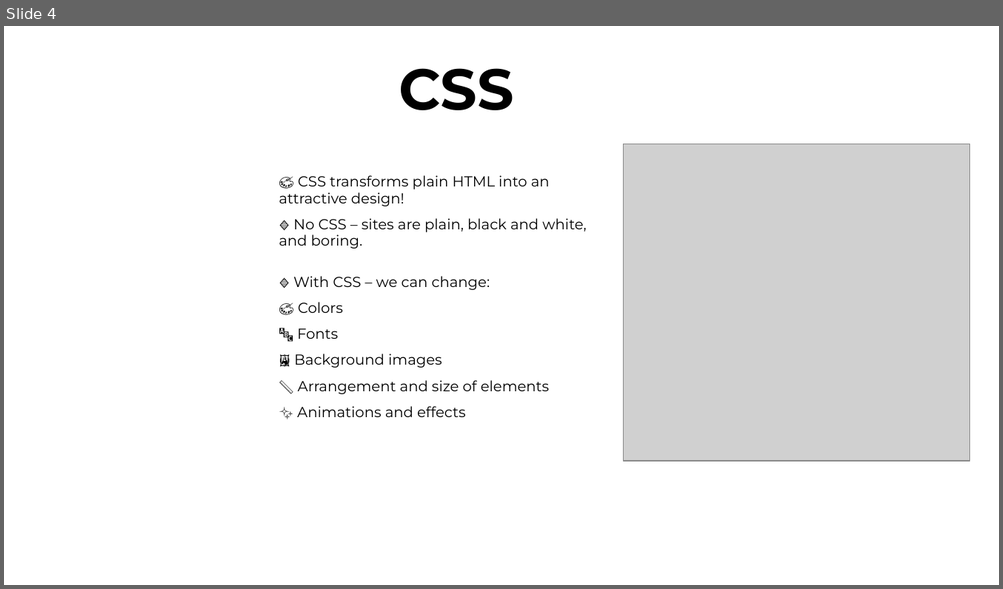
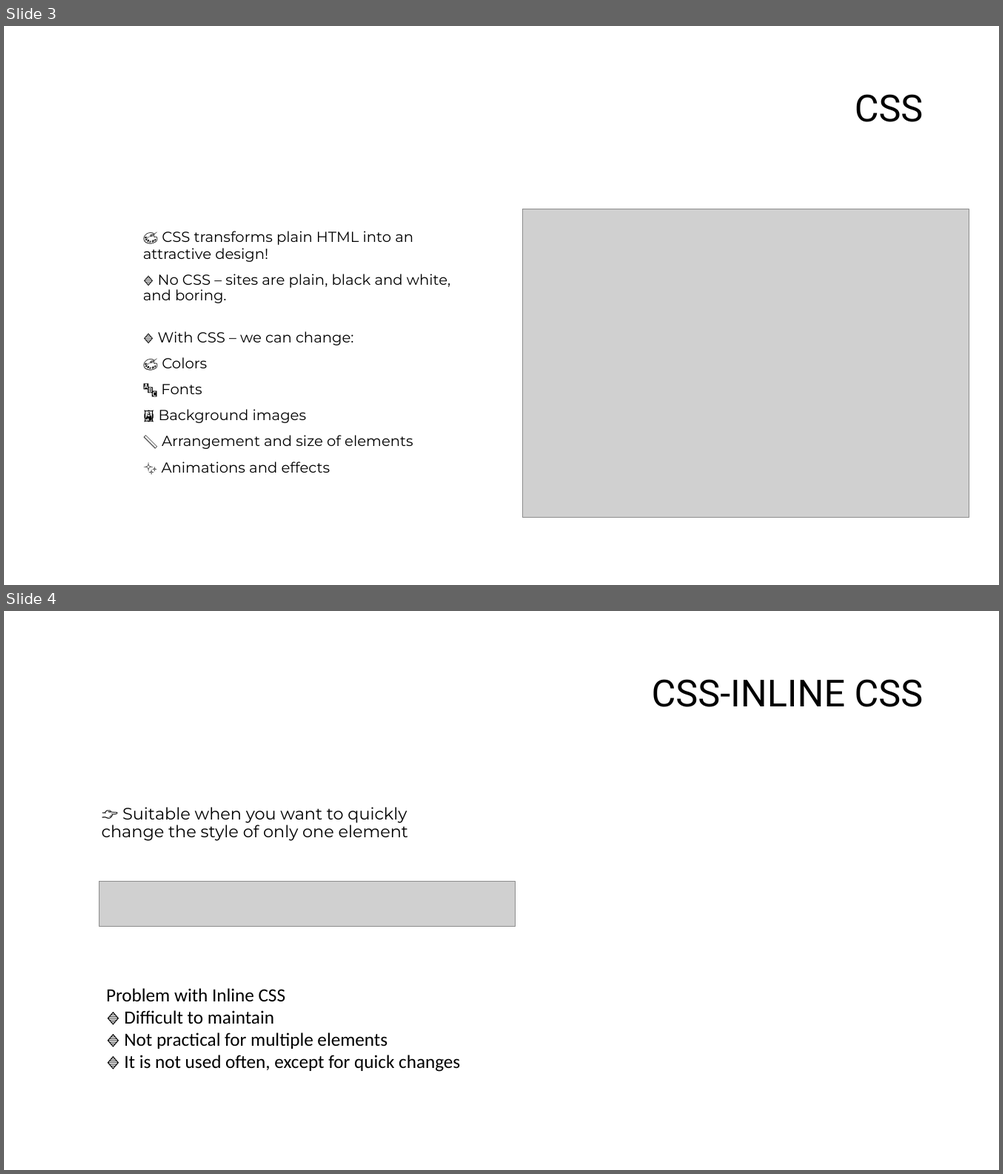
Before and after one commit to dinoDuvnjak/CTK, a slide deck: SHIFT4IT/css-introduction/css-introduction.pptx. Shown one above the other, each under a label of ours: slide 4 before the commit, slides 3 and 4 after it. The pictures are 1003x589 and 1003x1174 pixels, drawn with LibreOffice and Linux fonts; fonts in the diff are those of the drawing; grey boxes stand for pictures; background and template pictures are left out. Boxes give left, top, right and bottom in pixels: in the first picture for what was removed or moved away, otherwise in the second. Text is boxed around its words. In the diff, an @@ line names an element or a change of style, - is before the commit and + after.

```diff
--- a/SHIFT4IT/css-introduction/css-introduction.pptx
+++ b/SHIFT4IT/css-introduction/css-introduction.pptx
@@ slide 4 added at [4,611,999,1170], background picture (left out) @@
@@ title added at [652,679,923,707], 36 pt, text #000000 @@
+CSS-INLINE CSS
@@ text added at [102,807,408,841], 16 pt, text #000000 @@
+👉 Suitable when you want to quickly change the style of only one element
@@ picture added at [99,881,515,925] @@
@@ text added at [106,988,460,1072], 18 pt, text #000000 @@
+Problem with Inline CSS
+🔹 Difficult to maintain
+🔹 Not practical for multiple elements
+🔹 It is not used often, except for quick changes
@@ what was slide 4 is now slide 3 @@
@@ slide 3 changed as well @@
@@ title "CSS": place and size @@
-title "CSS" at [398,68,514,110]
+title "CSS" at [854,94,923,122]
@@ title "CSS" at [854,94,923,122]: size 55.5 to 36 pt, font Montserrat to Roboto, bold off; alignment left to right; line spacing 0.8 to 0.9 @@
@@ text "🎨 CSS transforms plain HTML ...": place and size @@
-text "🎨 CSS transforms plain HTML ..." at [279,175,586,417]
+text "🎨 CSS transforms plain HTML ..." at [143,231,450,473]
@@ picture: place and size @@
-picture at [623,144,970,461]
+picture at [523,210,970,517]
```
Also in this commit, not shown: 2 other slides changed, 1 slide removed, 2 other files.
